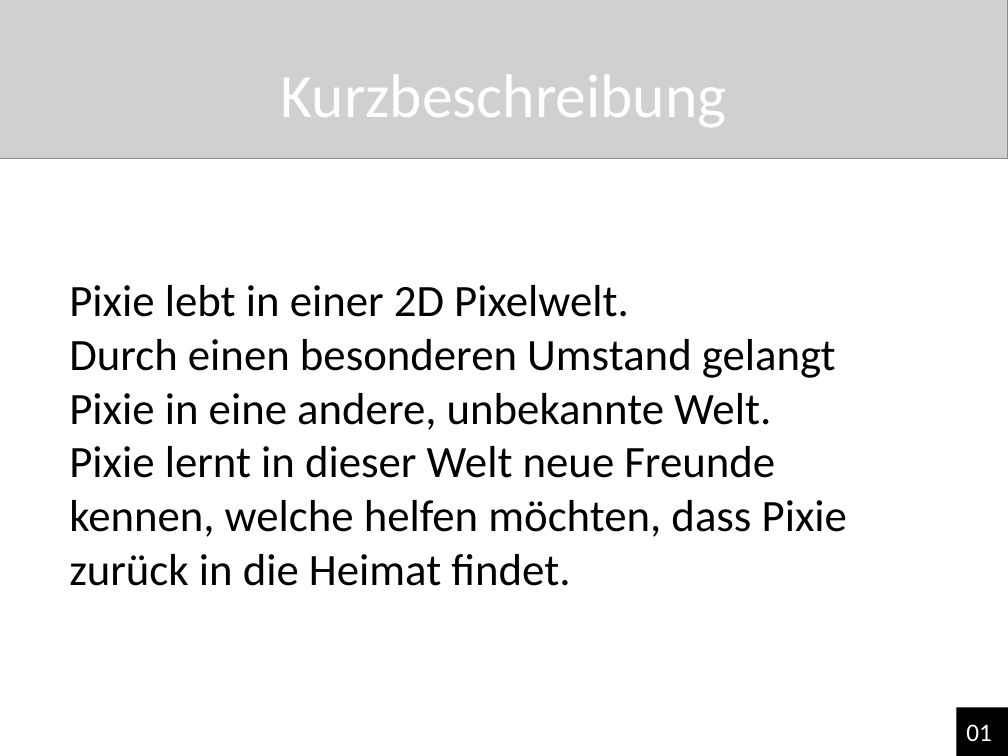
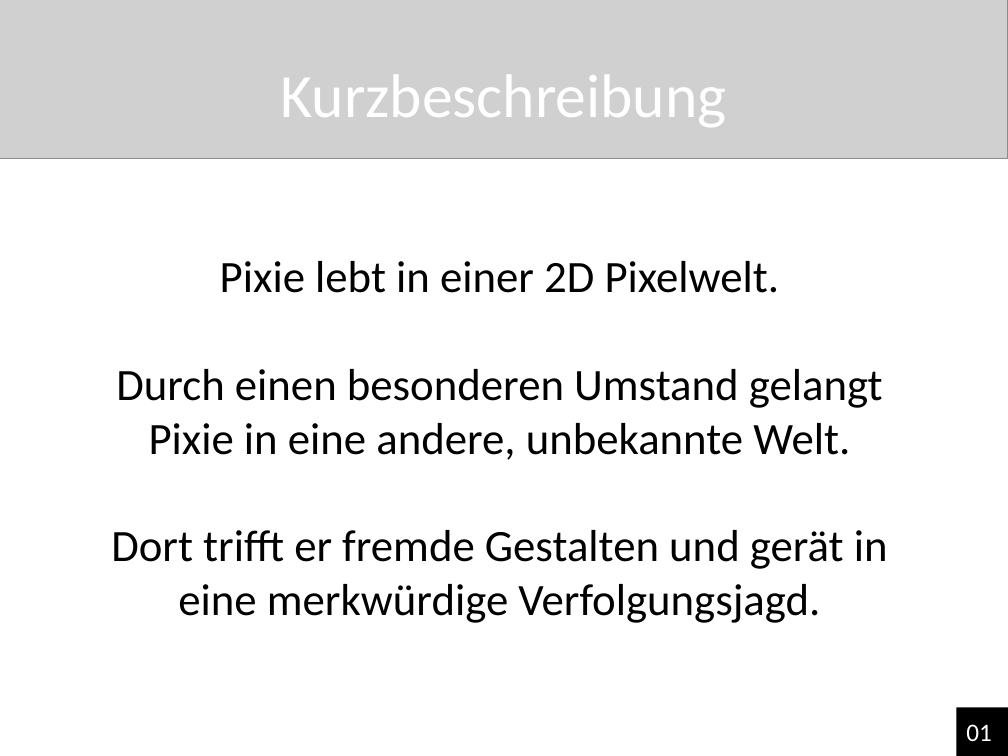
Before and after one commit to NReintanz/Pixie, a slide deck: slide 2 of 00_Organsiatorisches/Pixie‘s großes Abenteuer.pptx. Drawn at 1008x756 pixels with LibreOffice and Linux fonts; fonts in the diff are those of the drawing; grey boxes stand for pictures. Boxes give left, top, right and bottom in pixels: in the first picture for what was removed or moved away, otherwise in the second. Text is boxed around its words. In the diff, an @@ line names an element or a change of style, - is before the commit and + after.

```diff
--- a/00_Organsiatorisches/Pixie‘s großes Abenteuer.pptx
+++ b/00_Organsiatorisches/Pixie‘s großes Abenteuer.pptx
@@ text "Pixie lebt in einer 2D ...": place and size @@
-text "Pixie lebt in einer 2D ..." at (69,285,847,586)
+text "Pixie lebt in einer 2D ..." at (111,261,888,623)
@@ text at (116,261,883,460): alignment left to centre @@
@@ text at (111,530,888,623): text changed @@
-Pixie lernt in dieser Welt neue Freunde kennen, welche helfen möchten, dass Pixie zurück in die Heimat findet.
+Dort trifft er fremde Gestalten und gerät in eine merkwürdige Verfolgungsjagd.
```
Also in this commit, not shown: 8 other slides changed, 3 other files.
